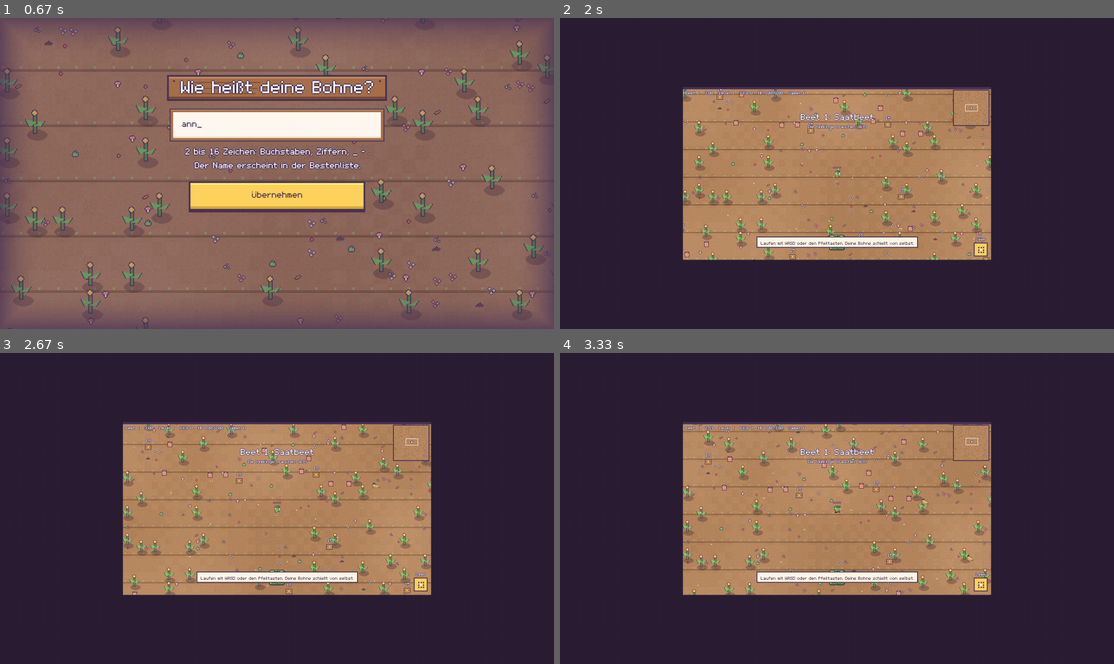
Above: before the commit, frames 1-4 (two rows, left to right).
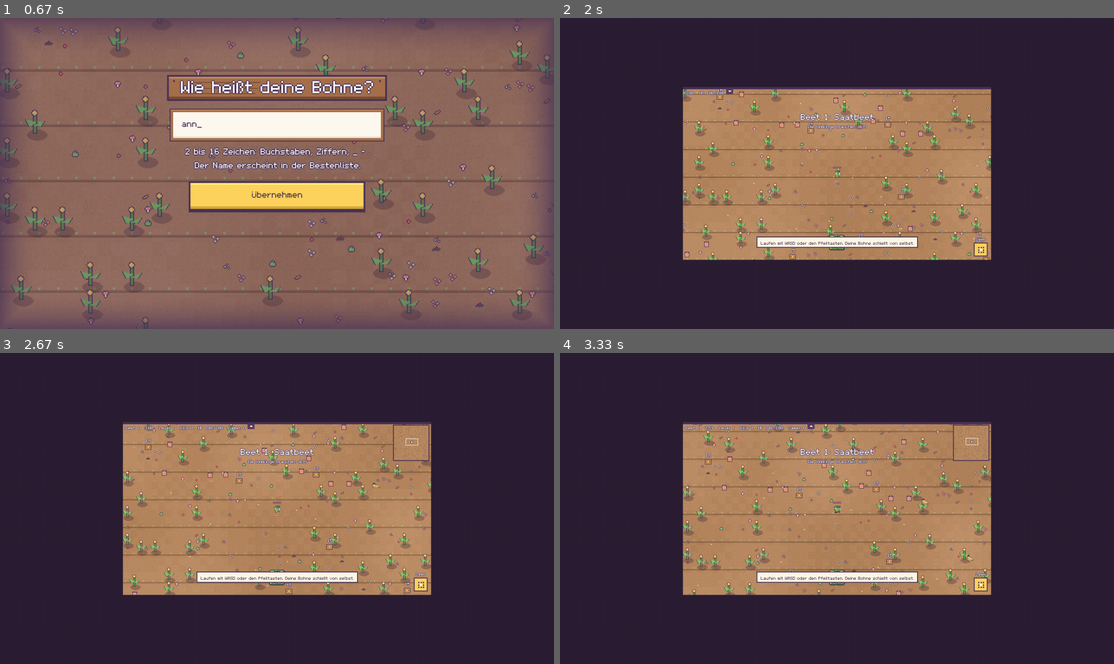
Above: after the commit, the same moments.

Repository: hannes-vnz/last_bean_standing
Game: pygame game, started from src/lastbean/__main__.py
Two runs of this game, one before a commit and one after it. Both use one fixed random seed, a clock stepped at 60 frames per second and the inputs below.
Inputs (mouse positions are in pixels of both pictures, inside the frame that each line leads up to):
- Up to frame 1 (0.67 s): type "ann" at 0.33 s
- Up to frame 2 (2 s): tap Enter at 0.67, 1.43 s; hold - 0.88-1.35 s; hold D 0.88-1.35 s; tap 1 at 0.95, 1.25, 1.92 s; hold Right from 1.77 s (still down); hold D from 1.77 s (still down)
- Up to frame 3 (2.67 s): release Right at 2.23 s; release D at 2.23 s; hold M 2.32-2.62 s; hold Up 2.32-2.62 s; hold W 2.32-2.62 s; hold Tab from 2.65 s (still down); hold Up from 2.65 s (still down); hold W from 2.65 s (still down)
- Up to frame 4 (3.33 s): release Tab at 2.95 s; release Up at 2.95 s; release W at 2.95 s; move the mouse to (903, 536) at 2.98 s; click (903, 536) at 3.03 s; hold Up from 3.32 s (still down); hold W from 3.32 s (still down)

Frame 1 is identical in both runs. In frame 2, 0.4% of the frame differs, in the area x 22-78%, y 22-35%; in frame 3, less than 0.1%; in frame 4, less than 0.1%.

Commit message:
Einklappbares HUD, Bossleiste oben Mitte, Ult stoppt nicht mehr, schnellere Simulation
- HUD eingeklappt: nur Zeit und HP; Antippen oder Tab klappt alles samt Minikarte aus (im Profil gemerkt)
- Bossleiste oben in der Mitte (bei wenig Platz direkt unter dem HUD)
- Finger auf Fähigkeits- oder Pause-Knopf startet kein Zoomen mehr, der Lauf-Daumen bleibt aktiv
- Simulation: Gitteraufbau und Hindernis-Check inline, 35 % schneller bei 350 Gegnern
- Web: Spielarchiv mit Inhalts-Hash im Namen, damit keine alte Version aus dem Cache läuft
- Versionsnummer im Hauptmenü (0.7.0); Test für die Tor-Abfrage im echten Spielablauf

Co-Authored-By: Claude Opus 5.5 <noreply@anthropic.com>
Claude-Session: https://claude.ai/code/session_01XQrSRafbp6pJjyk35Vz54b

Diff:
--- a/pyproject.toml
+++ b/pyproject.toml
@@ -4,7 +4,7 @@
 
 [project]
 name = "lastbean"
-version = "0.6.0"
+version = "0.7.0"
 description = "Last Bean Standing: a stop-and-shoot roguelite with bean mascots"
 readme = "README.md"
 requires-python = ">=3.11"
--- a/src/lastbean/__init__.py
+++ b/src/lastbean/__init__.py
@@ -1,3 +1,3 @@
 """Last Bean Standing."""
 
-__version__ = "0.6.0"
+__version__ = "0.7.0"
--- a/src/lastbean/app.py
+++ b/src/lastbean/app.py
@@ -772,6 +772,11 @@
         s = game.profile["settings"]
         audio.volume = s["volume"] / 100
         effects.show_numbers, effects.shake_on = s["numbers"], s["shake"]
+        renderer.hud_full = s.get("hud_full", False)
+
+    def toggle_hud() -> None:
+        renderer.hud_full = game.profile["settings"]["hud_full"] = not renderer.hud_full
+        game.save()
 
     apply_settings()
 
@@ -920,6 +925,8 @@
                         pick_card(i)
             elif renderer.pause_rect.collidepoint(pos):
                 game.state = "pause"
+            elif renderer.hud_rect.collidepoint(pos):
+                toggle_hud()
             elif renderer.ability_rect.collidepoint(pos):
                 touch_ability = True
         else:
@@ -953,9 +960,10 @@
                             f"tap {event.x:.2f},{event.y:.2f} -> {pos} {game.state}\n"
                             f"canvas {renderer.w}x{renderer.h} win {ww}x{wh} css {screen._css[0]}x{screen._css[1]}"
                         )
-                    on_button = renderer.ability_rect.collidepoint(pos) or renderer.pause_rect.collidepoint(pos)
+                    on_button = any(r.collidepoint(pos) for r in (renderer.ability_rect, renderer.pause_rect,
+                                                                       renderer.hud_rect))  # fmt: skip
                     steer = game.state == "play" and not game.world.paused and not on_button
-                    touch.down(event.finger_id, *pos, steer=steer)
+                    touch.down(event.finger_id, *pos, steer=steer, button=on_button and game.state == "play")
                     if game.state == "play" and not game.world.paused and on_button:
                         tap(pos)  # buttons react on touch down, so a running thumb is never blocked
                 elif event.type == pygame.FINGERMOTION:
@@ -1045,6 +1053,8 @@
                         do("menu")  # abandon the run, it is not recorded
                 elif event.key in (pygame.K_ESCAPE, pygame.K_p) and not game.world.paused:
                     game.state = "pause"
+                elif event.key == pygame.K_TAB and game.state == "play":
+                    toggle_hud()
                 elif event.key == pygame.K_F4:
                     game.config = game.normal if game.config is not game.normal else stress_config(game.normal)
                     new_run()
--- a/src/lastbean/meta/profile.py
+++ b/src/lastbean/meta/profile.py
@@ -62,6 +62,7 @@
         "volume": volume if isinstance(volume, int) and not isinstance(volume, bool) and 0 <= volume <= 100 else 100,
         "numbers": settings.get("numbers") is not False,  # damage numbers
         "shake": settings.get("shake") is not False,  # screen shake
+        "hud_full": settings.get("hud_full") is True,  # in the run: all HUD lines and the minimap (else compact)
     }
     out["hints_seen"] = bool(data.get("hints_seen", False))
     out["sparkles"] = _num(data.get("sparkles"))  # Funkelsteine
--- a/src/lastbean/render/renderer.py
+++ b/src/lastbean/render/renderer.py
@@ -69,6 +69,8 @@
         self.hud_bottom = 24
         # Safe area (notch, Dynamic Island, home bar) in canvas pixels: top, right, bottom, left (app.Screen.fit).
         self.safe = (0, 0, 0, 0)
+        self.hud_full = False  # collapsed HUD: time and HP only; tap the HUD (or Tab) for everything
+        self.hud_rect = pygame.Rect(0, 0, 0, 0)  # tap target that folds the HUD in and out
         self._dest, self._scale = (0, 0), 1
         style = content.style
         self.tile_px = content.balance.tile_px
@@ -364,7 +366,8 @@
         if snap.gate is not None:
             self._draw_edge_arrow(snap.gate[0], snap.gate[1], cam_x, cam_y, (126, 217, 87))
         self._draw_hud(snap, focus)
-        self._draw_minimap(snap, focus)
+        if self.hud_full:
+            self._draw_minimap(snap, focus)
         if effects and effects.banner:
             y = max(70, self.hud_bottom + 34)
             self.text(effects.banner[0], (self.w // 2, y), self.big_font, center=True)
@@ -446,21 +449,37 @@
         else:
             m, s = divmod(int(left + 0.999), 60)
             clock = f"{m}:{s:02d}"
-        parts = [f"Beet {snap.stage}", clock, f"Level {focus.level}", f"Kills {focus.kills}",
-                 f"HP {int(focus.hp)}/{int(focus.max_hp)}" + (f" +{int(focus.shield)}" if focus.shield >= 1 else ""),
-                 f"Samen {focus.seeds}"] + ([f"Funkel {focus.sparkles}"] if focus.sparkles else [])  # fmt: skip
-        if snap.difficulty != 1.0:
-            parts.append(f"Schwierigkeit {round(snap.difficulty * 100)} %")
+        hp = f"HP {int(focus.hp)}/{int(focus.max_hp)}" + (f" +{int(focus.shield)}" if focus.shield >= 1 else "")
+        if self.hud_full:
+            parts = [f"Beet {snap.stage}", clock, f"Level {focus.level}", f"Kills {focus.kills}", hp,
+                     f"Samen {focus.seeds}"] + ([f"Funkel {focus.sparkles}"] if focus.sparkles else [])  # fmt: skip
+            if snap.difficulty != 1.0:
+                parts.append(f"Schwierigkeit {round(snap.difficulty * 100)} %")
+        else:  # folded: only what you need while running
+            parts = [clock, hp]
         st, sr, sb, sl = self.safe
-        line, y = "", 9 + st
+        line, y, widest = "", 9 + st, 0
+        room = self.w - 50 - sl - sr - (self.minimap_size() if self.hud_full else 0)
         for part in parts:  # wrap onto a second line on narrow (portrait) screens
             trial = f"{line}   {part}" if line else part
-            if line and self.font.size(trial)[0] > self.w - 50 - sl - sr - self.minimap_size():
+            if line and self.font.size(trial)[0] > room:
                 self.text(line, (6 + sl, y))
+                widest = max(widest, self.font.size(line)[0])
                 line, y = part, y + 14
             else:
                 line = trial
         self.text(line, (6 + sl, y))
+        widest = max(widest, self.font.size(line)[0])
+        # fold/unfold chip right of the text: the whole HUD text is the tap target (at least thumb-sized)
+        chip = pygame.Rect(6 + sl + widest + 6, 4 + st, 14, 11)
+        c.fill(ink, chip.inflate(2, 2))
+        c.fill((90, 60, 100), chip)
+        cx, cy = chip.center
+        for k in range(3):  # a small triangle: down when folded (there is more), up when unfolded
+            half = 3 - k
+            row = cy - 1 + k if not self.hud_full else cy + 1 - k
+            c.fill(WHITE, (cx - half, row, 2 * half + 1, 1))
+        self.hud_rect = pygame.Rect(sl, st, chip.right + 6 - sl, max(26, y + 8 - st))
         self.hud_bottom = y + 14
         self._draw_build(focus)
         # Pause button (touch has no Esc key) and ability button, both big enough for a thumb on touch.
@@ -1187,11 +1206,19 @@
             c.blit(overlay, (0, 0))
 
     def _draw_boss_bar(self, bar) -> None:
-        """Below the HUD lines and left of the minimap, so nothing overlaps on narrow screens."""
+        """Top centre, between the HUD text and the pause button; below them when the screen is too narrow."""
         c, ink = self.canvas, self.ink
-        free = self.w - self.minimap_size() - 24  # room left of the minimap
-        w = min(300, free)
-        rect = pygame.Rect(6 + (free - w) // 2, self.hud_bottom + 6, w, 8)
+        st, sr = self.safe[0], self.safe[1]
+        left = self.hud_rect.right + 8
+        right = self.w - sr - 40 - (self.minimap_size() + 8 if self.hud_full else 0)
+        w = min(240, self.w - 2 * max(left, self.w - right))  # centred: same margin on both sides
+        if w >= 120:
+            rect = pygame.Rect((self.w - w) // 2, 8 + st, w, 8)
+        else:
+            # Too narrow: right under the HUD text, centred in the room left of the minimap (when it is shown).
+            x0, x1 = 6 + self.safe[3], self.w - 6 - sr - (self.minimap_size() + 10 if self.hud_full else 0)
+            w = min(240, x1 - x0)
+            rect = pygame.Rect(x0 + (x1 - x0 - w) // 2, max(self.hud_rect.bottom, self.hud_bottom) + 4, w, 8)
         c.fill(ink, rect.inflate(2, 2))
         c.fill((90, 60, 100), rect)
         c.fill(self.enemy_colors.get(bar.boss, self.telegraph), (rect.x, rect.y, round(w * bar.hp_frac), rect.h))
--- a/src/lastbean/sim/tuning.py
+++ b/src/lastbean/sim/tuning.py
@@ -56,7 +56,7 @@
 # Performance (28.10.2026, measured: cost grows with the enemy count)
 RECYCLE_DISTANCE = 1100.0  # enemies farther than this from every player jump back to the spawn ring
 RECYCLE_EVERY_TICKS = 30
-SEPARATE_EVERY_TICKS = 2  # crowd separation every 2nd tick (the most expensive pass)
+SEPARATE_EVERY_TICKS = 2  # crowd separation every 3rd tick (the most expensive pass; 29.10.2026 for phones)
 
 # Pickups (Paket A: magnet; gold and healing follow with Paket C)
 PICKUP_RADIUS = 22.0
--- a/src/lastbean/sim/world.py
+++ b/src/lastbean/sim/world.py
@@ -1561,10 +1561,17 @@
     # ------------------------------------------------------------------ enemies
 
     def _rebuild_grid(self) -> None:
+        """Same as SpatialHash.insert for every enemy, inlined: this runs twice per tick for hundreds of pests."""
         g = self._grid
         g.clear()
+        cells, cell = g._cells, g.cell
         for e in self.enemies:
-            g.insert(e, e.x, e.y)
+            key = (int(e.x // cell), int(e.y // cell))
+            bucket = cells.get(key)
+            if bucket is None:
+                cells[key] = [e]
+            else:
+                bucket.append(e)
 
     def _move_enemies(self, events: list[Event]) -> None:
         if not any(p.alive for p in self.players):
@@ -1586,9 +1593,15 @@
         if gone:
             self.enemies = [e for e in self.enemies if e.eid not in gone]
         self._separate()
+        # Out of obstacles and inside the arena (push_out and _clamp, inlined with push_out's fast path).
         obstacles = self.obstacles
+        hot, cell = obstacles._hot, obstacles.cell
+        aw, ah = self.config.arena_w, self.config.arena_h
         for e in self.enemies:
-            e.x, e.y = self._clamp(*obstacles.push_out(e.x, e.y, e.radius), e.radius)
+            x, y, r = e.x, e.y, e.radius
+            if (int(x // cell), int(y // cell)) in hot:
+                x, y = obstacles.push_out(x, y, r)
+            e.x, e.y = min(max(x, r), aw - r), min(max(y, r), ah - r)
         if self._despawned:
             self.enemies = [e for e in self.enemies if e.eid not in self._despawned]
             self._despawned.clear()
--- a/src/lastbean/ui/screens.py
+++ b/src/lastbean/ui/screens.py
@@ -282,6 +282,9 @@
     # top bar: Funkelsteine and account
     _gem(r, 14 + sl, 16 + st)
     r.text(str(profile.get("sparkles", 0)), (22 + sl, 10 + st))
+    from .. import __version__
+
+    r.canvas.blit(r.tiny_font.render(f"v{__version__}", False, (220, 200, 230)), (8 + sl, 24 + st))
     acc = pygame.Rect(r.w - 96 - sr, 6 + st, 90, 22)
     buttons.append(_button(r, acc, "Konto: an" if signed_in else "Anmelden", "account"))
     small = [("Optionen", "settings"), ("Name", "name")] + ([] if web else [("Beenden", "quit")])
--- a/src/lastbean/ui/touch.py
+++ b/src/lastbean/ui/touch.py
@@ -51,8 +51,12 @@
         self._pinch_start: float | None = None
         self.pinching = False
 
-    def down(self, finger: int, x: float, y: float, steer: bool) -> None:
+    def down(self, finger: int, x: float, y: float, steer: bool, button: bool = False) -> None:
+        """`button`: the finger landed on an on-screen button (ability, pause). It neither steers nor
+        starts a pinch, so a thumb on the stick keeps walking while the other one presses the button."""
         self._down[finger] = (x, y)
+        if button:
+            return
         self._now[finger] = (x, y)
         if len(self._now) == 2:
             self.stick = None
--- a/tests/test_touch_loop.py
+++ b/tests/test_touch_loop.py
@@ -54,3 +54,62 @@
     p = world.players[0]
     assert sum(p.upgrades.values()) == 1, "the tapped card was not taken"
     assert not world.paused
+
+
+def test_gate_asks_before_the_next_bed(monkeypatch):
+    """Walking into the open gate shows the question in the real loop; only a tap on "Rein!" moves on."""
+    monkeypatch.setenv("SDL_VIDEODRIVER", "dummy")
+    monkeypatch.setenv("SDL_AUDIODRIVER", "dummy")
+    from lastbean import app
+    from lastbean.meta.profile import MemoryProfileStore
+
+    class GateWorld(app.World):
+        def __post_init__(self):
+            super().__post_init__()
+            p = self.players[0]
+            self.gate, self._gate_ready_tick = (p.x, p.y), 0
+
+    renderers, seen = [], {}
+
+    class SpyRenderer(app.Renderer):
+        def __init__(self, *a, **kw):
+            super().__init__(*a, **kw)
+            renderers.append(self)
+
+    monkeypatch.setattr(app, "World", GateWorld)
+    monkeypatch.setattr(app, "Renderer", SpyRenderer)
+    real_get = pygame.event.get
+    frame = {"n": 0}
+
+    def scripted_get(*a, **kw):
+        events = list(real_get(*a, **kw))
+        frame["n"] += 1
+        r = renderers[0] if renderers else None
+        gate = [rect for rect, action in (r.offer_buttons if r else []) if action == "gate_yes"]
+        if gate and frame["n"] in (20, 22):
+            seen["stage_before"] = seen.get("stage_before", "asked")
+            cx, cy = gate[0].center
+            win_w, win_h = pygame.display.get_surface().get_size()
+            fx = (r._dest[0] + (cx + 0.5) * r._scale) / win_w
+            fy = (r._dest[1] + (cy + 0.5) * r._scale) / win_h
+            kind = pygame.FINGERDOWN if frame["n"] == 20 else pygame.FINGERUP
+            events.append(pygame.event.Event(kind, finger_id=1, touch_id=0, x=fx, y=fy, dx=0.0, dy=0.0, pressure=1.0))
+        return events
+
+    monkeypatch.setattr(pygame.event, "get", scripted_get)
+    world = asyncio.run(app.run(seed=3, max_frames=26, store=MemoryProfileStore(), autostart=True))
+    assert seen.get("stage_before") == "asked", "the gate question never showed up"
+    assert world.stage == 1 and not world.paused
+
+
+def test_ability_button_keeps_the_stick(monkeypatch):
+    """A second finger on the ability button must not stop the walking thumb (it used to start a pinch)."""
+    from lastbean.ui.touch import TouchState
+
+    t = TouchState()
+    t.down(1, 100, 200, steer=True)
+    t.move(1, 140, 200)
+    t.down(2, 600, 330, steer=False, button=True)
+    assert t.direction() == (1, 0) and not t.pinching
+    t.up(2, 600, 330)
+    assert t.direction() == (1, 0)
--- a/tools/build_web.py
+++ b/tools/build_web.py
@@ -30,6 +30,20 @@
     # Optional extras (RL, bots) stay out of the web build when they grow dependencies.
 
 
+def bust_cache(index: Path) -> None:
+    """Give the game archive a name with its content hash, so browsers (and the home-screen app) load a new
+    version right away instead of an old cached copy under the same name."""
+    import hashlib
+
+    html = index.read_text(encoding="utf-8")
+    for archive in index.parent.glob("*.tar.gz"):
+        digest = hashlib.sha256(archive.read_bytes()).hexdigest()[:10]
+        versioned = archive.with_name(archive.name.replace(".tar.gz", f"-{digest}.tar.gz"))
+        shutil.copy(archive, versioned)
+        html = html.replace(f'"{archive.name}"', f'"{versioned.name}"')
+    index.write_text(html, encoding="utf-8")
+
+
 def main() -> None:
     ap = argparse.ArgumentParser()
     ap.add_argument("--serve", action="store_true")
@@ -52,6 +66,7 @@
         index.write_text(
             index.read_text(encoding="utf-8").replace("LBS_BEAN_DATA_URI", bean_data_uri()), encoding="utf-8"
         )
+        bust_cache(index)
         # App icon and manifest for "Zum Home-Bildschirm" (made by tools/sprites/logo.py)
         shutil.copytree(ROOT / "web" / "icons", index.parent / "icons", dirs_exist_ok=True)
         shutil.copy(ROOT / "web" / "manifest.webmanifest", index.parent / "manifest.webmanifest")
Not shown, changed: CLAUDE.md
